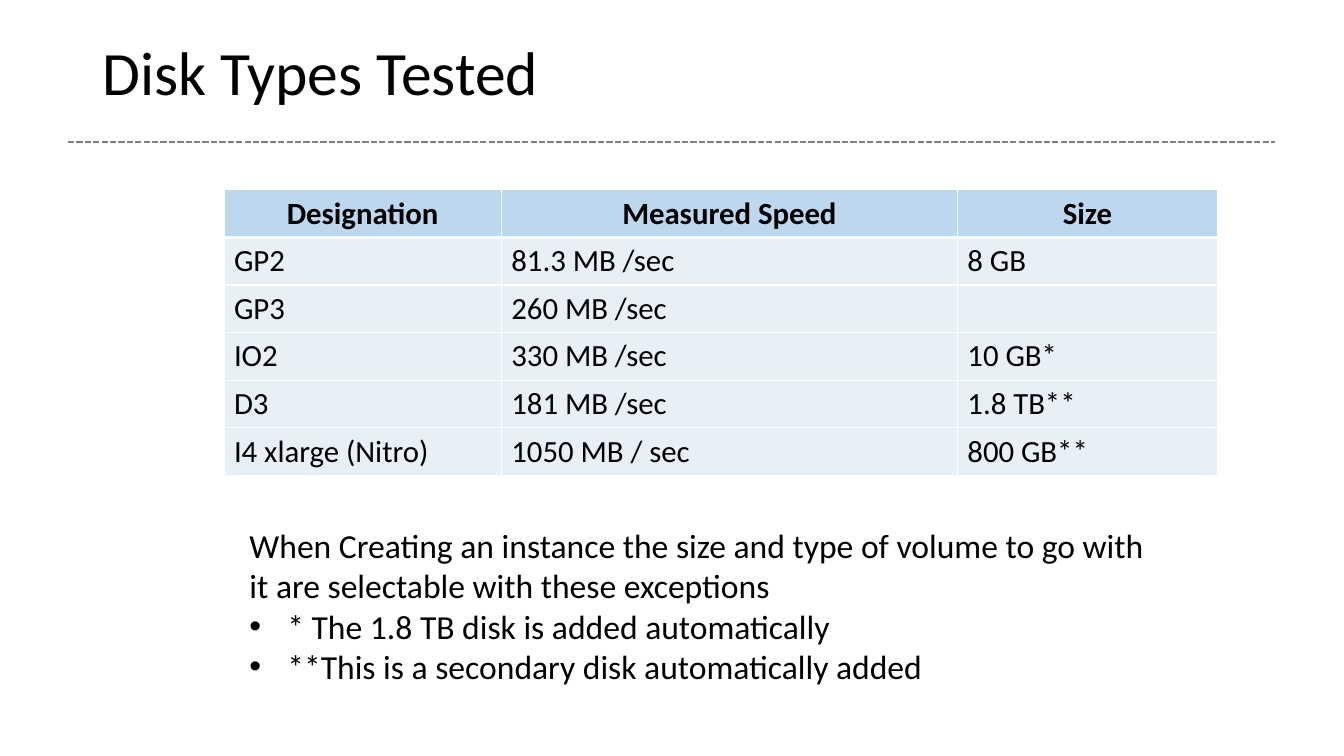
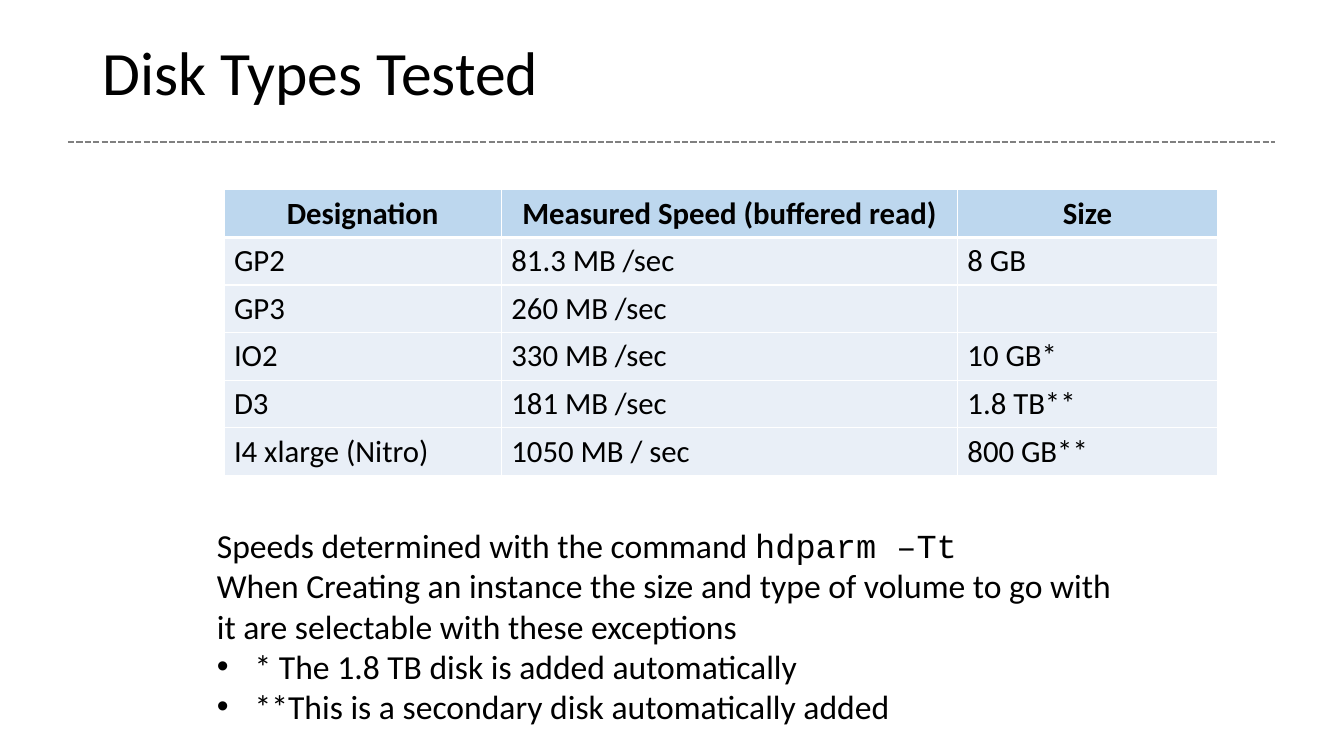
Before and after one commit to glenntu15/BuildVoterDatabase, a slide deck: slide 11 of Proj_presentation.pptx. Drawn at 1344x756 pixels with LibreOffice and Linux fonts; fonts in the diff are those of the drawing. Boxes give left, top, right and bottom in pixels: in the first picture for what was removed or moved away, otherwise in the second. Text is boxed around its words. In the diff, an @@ line names an element or a change of style, - is before the commit and + after.

```diff
--- a/Proj_presentation.pptx
+++ b/Proj_presentation.pptx
@@ table at [224, 190, 1217, 472] @@
-row 1, column 2: Measured Speed
+row 1, column 2: Measured Speed (buffered read)
@@ text "Speeds determined with the command ...": place and size @@
-text "Speeds determined with the command ..." at [249, 534, 1144, 685]
+text "Speeds determined with the command ..." at [217, 534, 1111, 725]
@@ text at [217, 534, 957, 565]: paragraph added @@
+Speeds determined with the command hdparm –Tt
```
Also in this commit, not shown: 4 other slides changed, 2 slides added, 1 slide removed.
